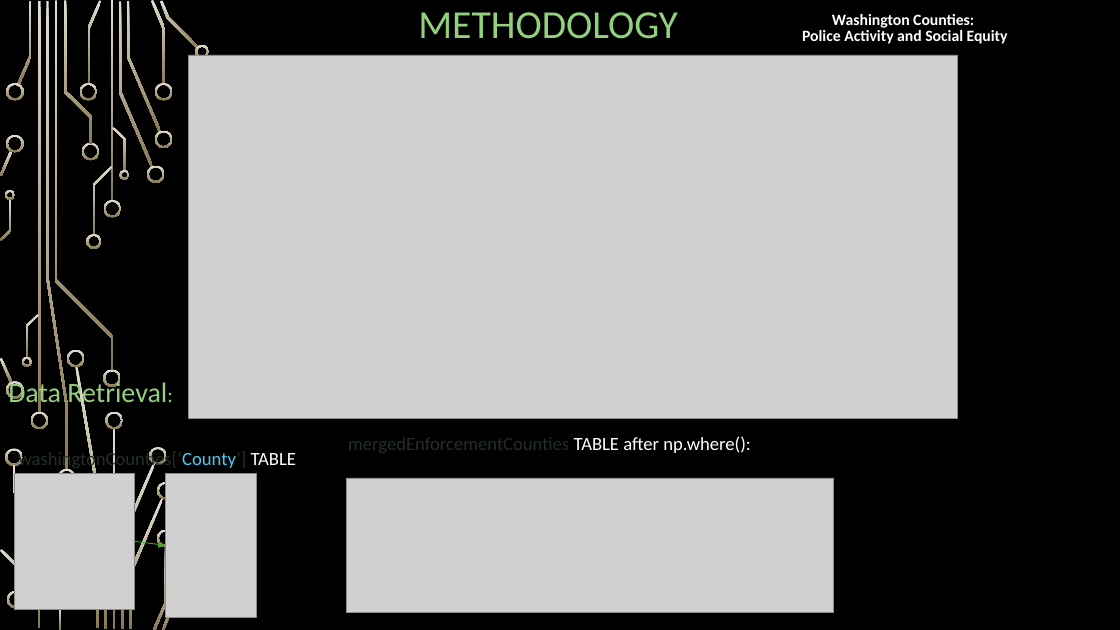
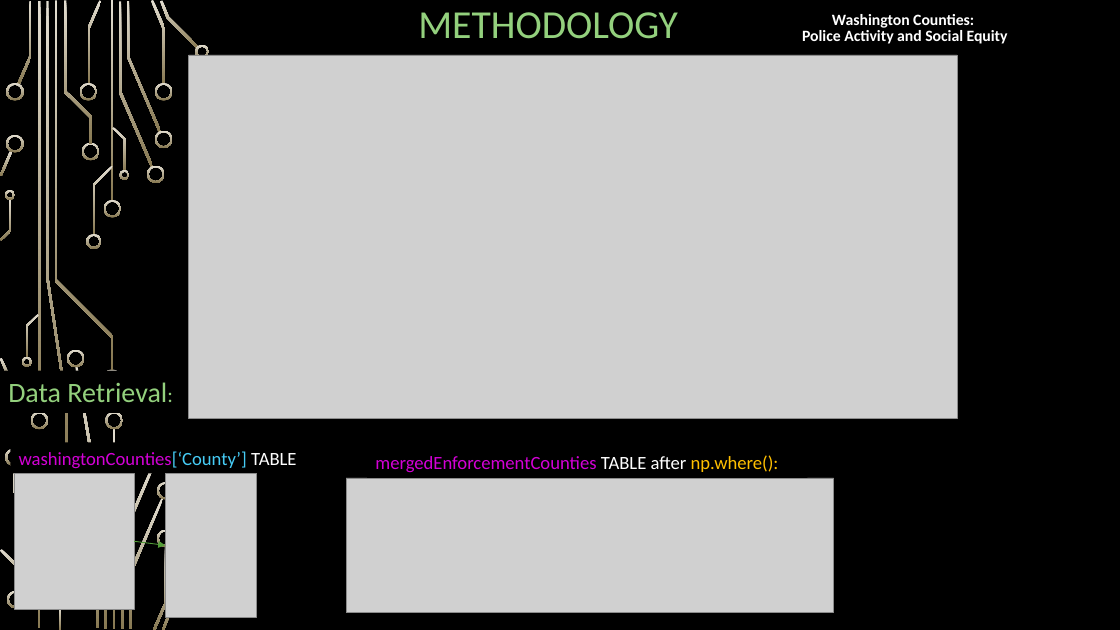
Before and after one commit to nood-leog/CS445-Group, a slide deck: slide 24 of Final Presentation Slides.pptx (slide 23 before the commit). Drawn at 1120x630 pixels with LibreOffice and Linux fonts; fonts in the diff are those of the drawing; grey boxes stand for pictures; background and template pictures are left out. Boxes give left, top, right and bottom in pixels: in the first picture for what was removed or moved away, otherwise in the second. Text is boxed around its words. In the diff, an @@ line names an element or a change of style, - is before the commit and + after.

```diff
--- a/Final Presentation Slides.pptx
+++ b/Final Presentation Slides.pptx
@@ freeform shape removed at (6, 381, 24, 399) @@
@@ rectangle "washingtonCounties[‘County’] TABLE": place and size @@
-rectangle "washingtonCounties[‘County’] TABLE" at (19, 449, 296, 470)
+rectangle "washingtonCounties[‘County’] TABLE" at (10, 443, 367, 474)
@@ rectangle "washingtonCounties[‘County’] TABLE" at (10, 443, 367, 474): text colour #223028 to #D300D6, text colour #223028 to #46CCF6 in "washingtonCounties[‘County’]"; fill none to #000000 @@
@@ freeform shape removed at (150, 447, 167, 465) @@
@@ rectangle "mergedEnforcementCounties TABLE after np.where():": place and size @@
-rectangle "mergedEnforcementCounties TABLE after np.where():" at (348, 436, 751, 453)
+rectangle "mergedEnforcementCounties TABLE after np.where():" at (367, 447, 807, 478)
@@ rectangle "mergedEnforcementCounties TABLE after np.where():" at (367, 447, 807, 478): text colour #223028 to #D300D6 in "mergedEnforcementCounties"; text colour #FFFFFF to #FFC000 in "np.where():"; fill none to #000000 @@
```
Also in this commit, not shown: 17 other slides changed, 1 slide added.
